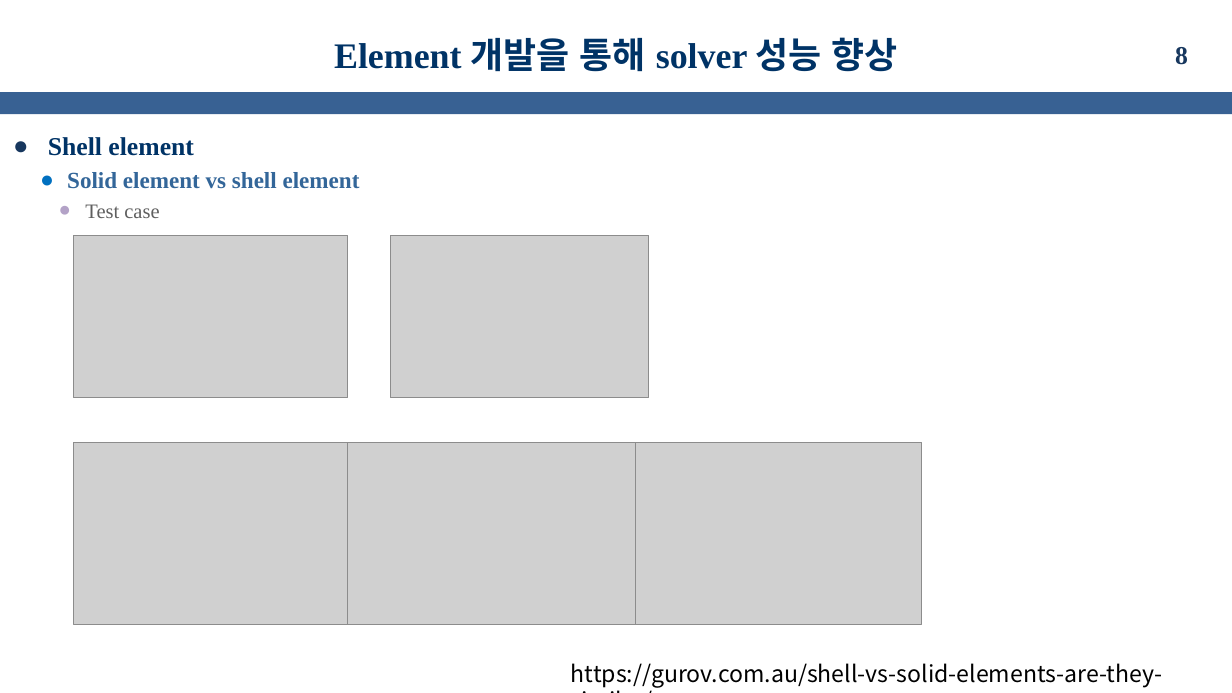
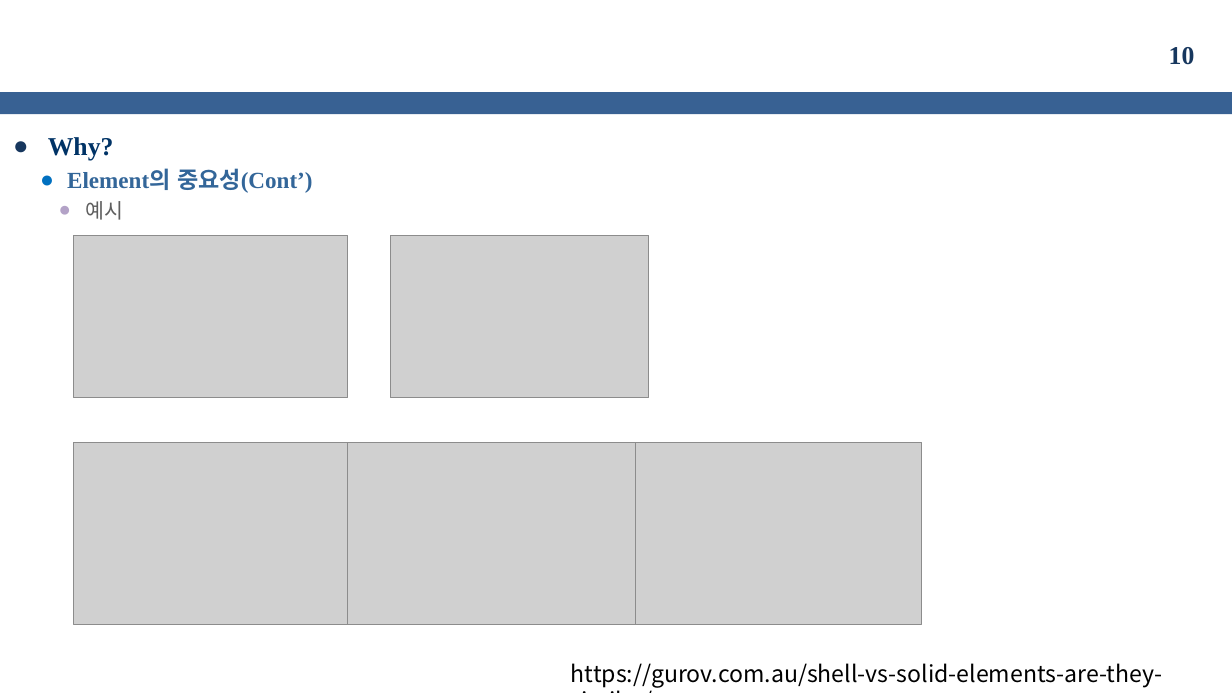
Before and after one commit to kms0523/Study, a slide deck: slide 10 of 발표자료/성과발표(중간).pptx (slide 8 before the commit). Drawn at 1232x693 pixels with LibreOffice and Linux fonts; fonts in the diff are those of the drawing; grey boxes stand for pictures; background and template pictures are left out. Boxes give left, top, right and bottom in pixels: in the first picture for what was removed or moved away, otherwise in the second. Text is boxed around its words. In the diff, an @@ line names an element or a change of style, - is before the commit and + after.

```diff
--- a/발표자료/성과발표(중간).pptx
+++ b/발표자료/성과발표(중간).pptx
@@ title removed at (334, 37, 898, 72) @@
-Element 개발을 통해 solver 성능 향상
@@ page number at (1169, 47, 1195, 65): text changed @@
-8
+10
@@ text at (48, 137, 313, 220): text changed @@
-● Shell element
-  ● Solid element vs shell element
-    ● Test case
+● Why?
+  ● Element의 중요성(Cont’)
+    ● 예시
```
Also in this commit, not shown: 4 other slides changed, 7 slides added, 2 slides removed, 8 other files.
